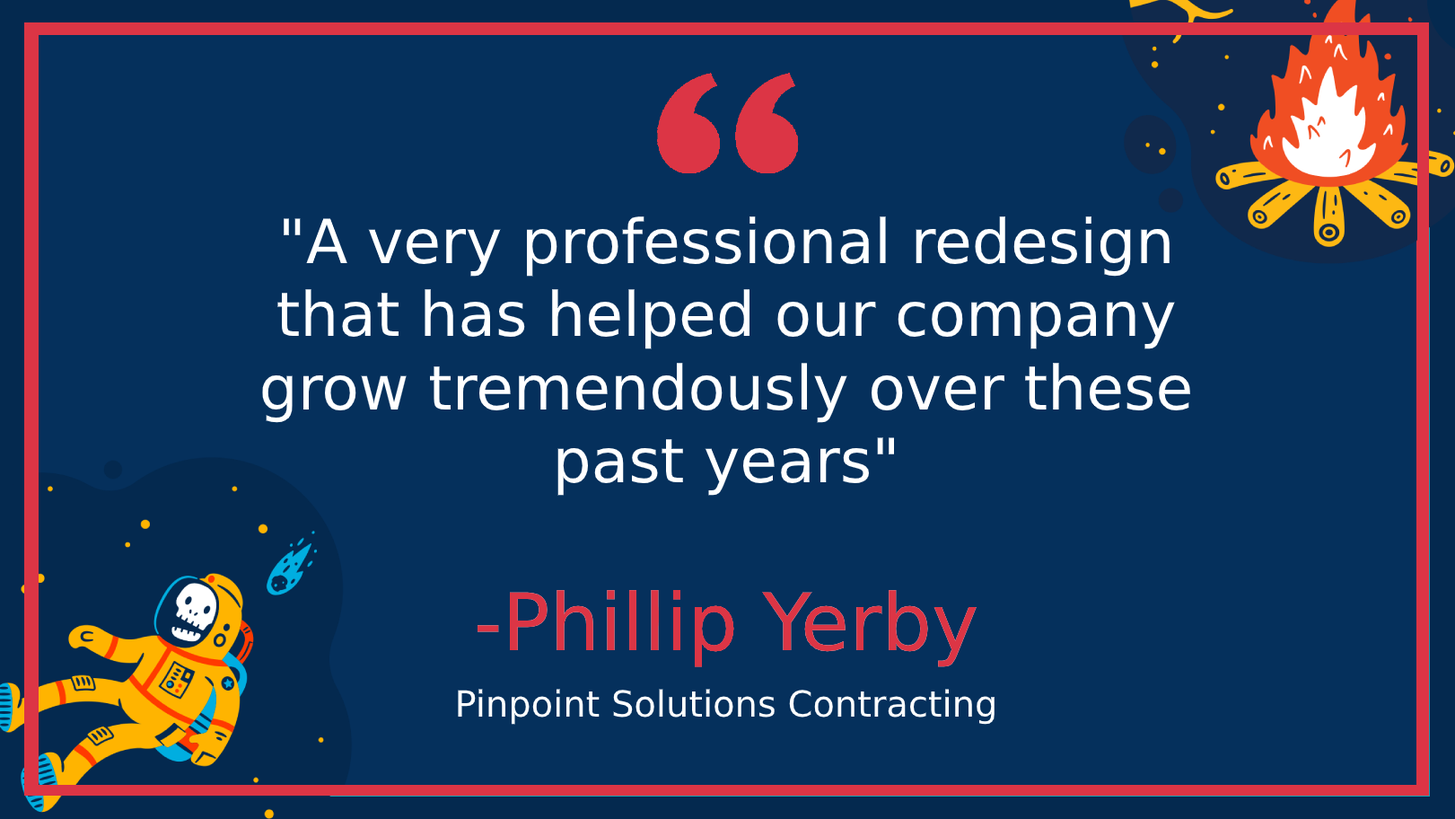
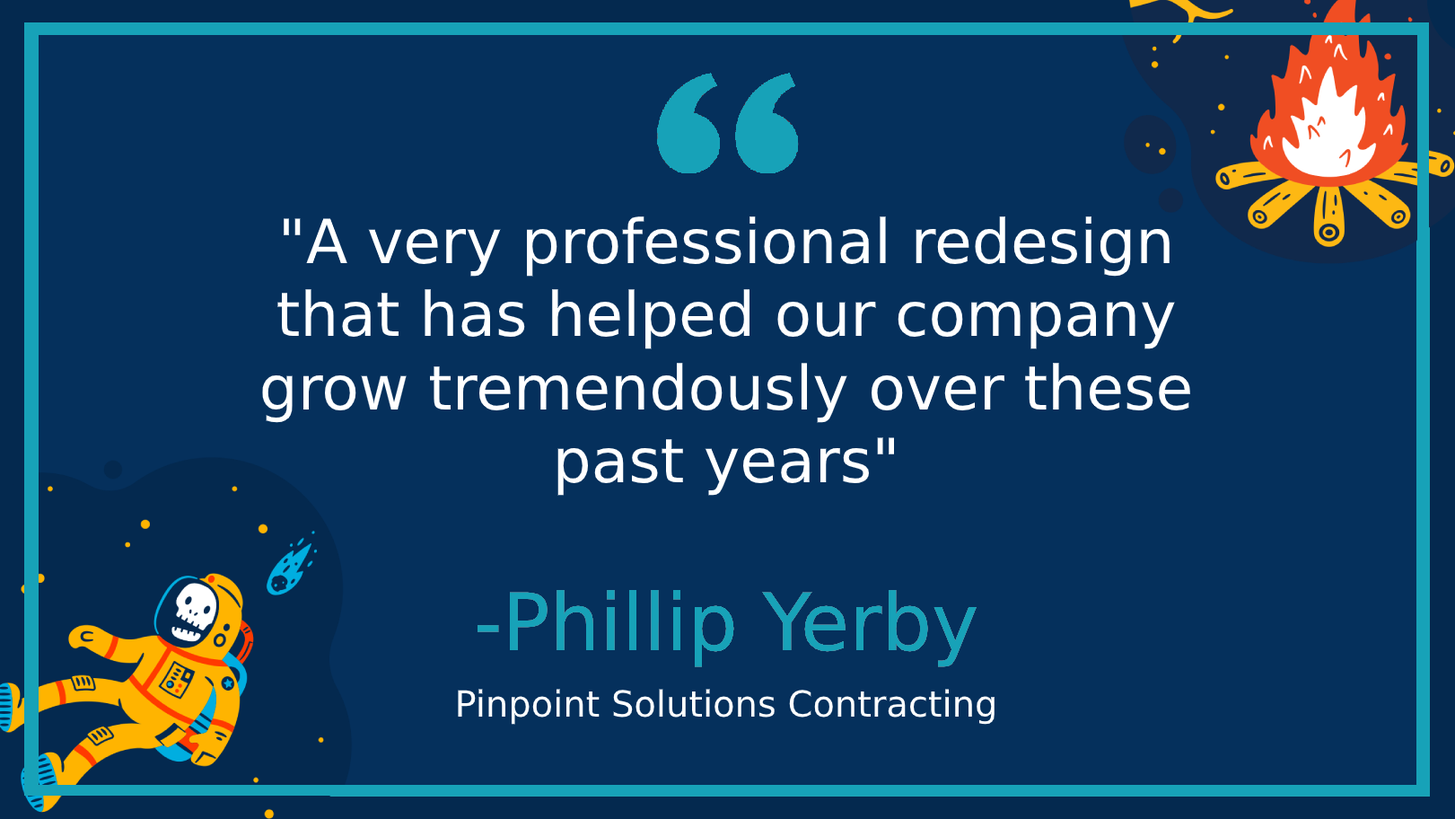
Comparing the layer stacks of the two 1455px x 819px images. Changes:
painted on "'A very professional redesign th" over [477,589,977,667]
added layer "Layer 2 copy 2" above "Layer 2" over [657,72,799,174]
added layer "Shape 1 copy 3" above "Shape 1 copy 2" over [24,22,1430,796]
